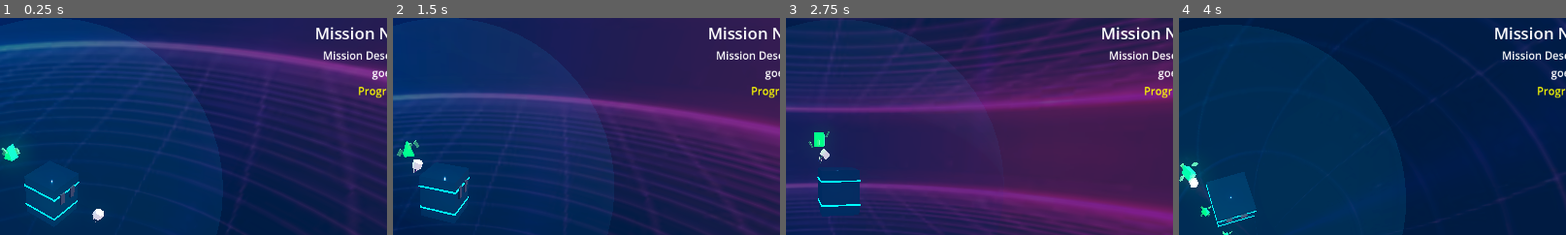
Above: before the commit, frames 1-4 (left to right).
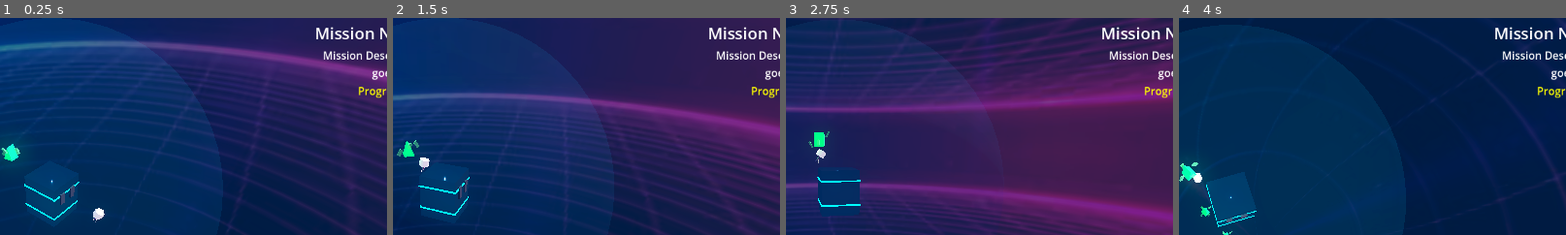
Above: after the commit, the same moments.

Repository: peterlavey/immanent
Game: Godot game, scene res://src/core/world/World.tscn
Two runs of this game, one before a commit and one after it. Both use one fixed random seed, a clock stepped at 60 frames per second and the inputs below. Sound files missing from this copy of the repository are replaced by a short silence.
Inputs (mouse positions are % of the whole screen's width and height, from its top left):
- Up to frame 1 (0.25 s): no input
- Up to frame 2 (1.5 s): move the mouse to (72, 45) at 0.52 s; click (72, 45) at 0.67 s; drag from (30, 55) to (45, 70) at 1.27 s
- Up to frame 3 (2.75 s): move the mouse to (60, 28) at 2.02 s; click (60, 28) at 2.17 s
- Up to frame 4 (4 s): tap Enter at 2.75 s; drag from (45, 70) to (20, 35) at 2.77 s; move the mouse to (80, 65) at 3.52 s; click (80, 65) at 3.67 s
The pictures show only the part of the screen within x 43-93%, y 7-57%; the shares and areas given below are measured in that part.

The runs differ from the first frame. In frame 1, less than 0.1% of the frame differs, in the area x 23-28%, y 87-95%; in frame 2, 0.2%, in the area x 5-10%, y 64-72%; in frame 3, 0.1%; in frame 4, 0.1%.

Commit message:
Fix G1 mining issues: Adjust FOV and distance checks, enhance log output for debugging, and refine state transitions

Diff:
--- a/src/entities/genezis/genezis_g1/GenezisG1.gd
+++ b/src/entities/genezis/genezis_g1/GenezisG1.gd
@@ -52,9 +52,10 @@
 			if is_instance_valid(target_data_spot):
 				var target_pos = target_data_spot.global_position + target_offset
 				move_towards(target_pos, delta)
-				if global_position.distance_to(target_pos) < 0.2:
+				if global_position.distance_to(target_pos) < 0.5:
 					current_state = State.EXTRACTING
 					_extraction_accumulator = 0.0
+					print("[G1] Started extracting")
 			else:
 				current_state = State.IDLE
 		State.EXTRACTING:
@@ -69,18 +70,23 @@
 					current_load += extracted
 					_extraction_accumulator -= extracted
 
-				if current_load >= carry_capacity or not is_instance_valid(target_data_spot):
+				if current_load >= carry_capacity:
+					current_state = State.RETURNING_TO_CORE
+					print("[G1] Capacity reached, returning to core")
+				elif not is_instance_valid(target_data_spot):
 					current_state = State.RETURNING_TO_CORE
 			else:
 				current_state = State.RETURNING_TO_CORE
 		State.RETURNING_TO_CORE:
 			if is_instance_valid(core_node):
 				move_towards(core_node.global_position, delta)
-				if global_position.distance_to(core_node.global_position) < 2.0:
+				if global_position.distance_to(core_node.global_position) < 2.5:
 					current_state = State.DEPOSITING
+					print("[G1] Started depositing")
 		State.DEPOSITING:
 			if is_instance_valid(core_node):
 				core_node.deposit_data(current_load, global_position)
+				print("[G1] Deposited ", current_load, " data")
 				current_load = 0
 				current_state = State.IDLE
 
@@ -92,13 +98,15 @@
 	for spot in spots:
 		if is_instance_valid(core_node):
 			var dist_to_core = spot.global_position.distance_to(core_node.global_position)
-			if dist_to_core <= core_node.fov_radius:
+			# Add a small buffer (0.5) to FOV check to account for spot size and float precision
+			if dist_to_core <= core_node.fov_radius + 0.5:
 				var dist_to_me = global_position.distance_to(spot.global_position)
 				if dist_to_me < min_distance:
 					min_distance = dist_to_me
 					closest_spot = spot
 
 	if closest_spot:
+		print("[G1] Found data spot at ", closest_spot.global_position, " (dist to core: ", closest_spot.global_position.distance_to(core_node.global_position), ")")
 		target_data_spot = closest_spot
 		# Calculate a surrounding offset in 3D
 		var angle = (get_instance_id() % 360) * (PI / 180.0)
@@ -117,7 +125,11 @@
 	# Simple look at
 	if direction != Vector3.ZERO:
 		var look_target = global_position + direction
-		look_at(look_target, Vector3.UP)
+		# Check if the target is not exactly above or below to avoid look_at error
+		if abs(direction.dot(Vector3.UP)) < 0.99:
+			look_at(look_target, Vector3.UP)
+		else:
+			look_at(look_target, Vector3.RIGHT)
 	move_and_slide()
 
 func reset_load() -> void:
Not shown, changed: docs/tasks.md
